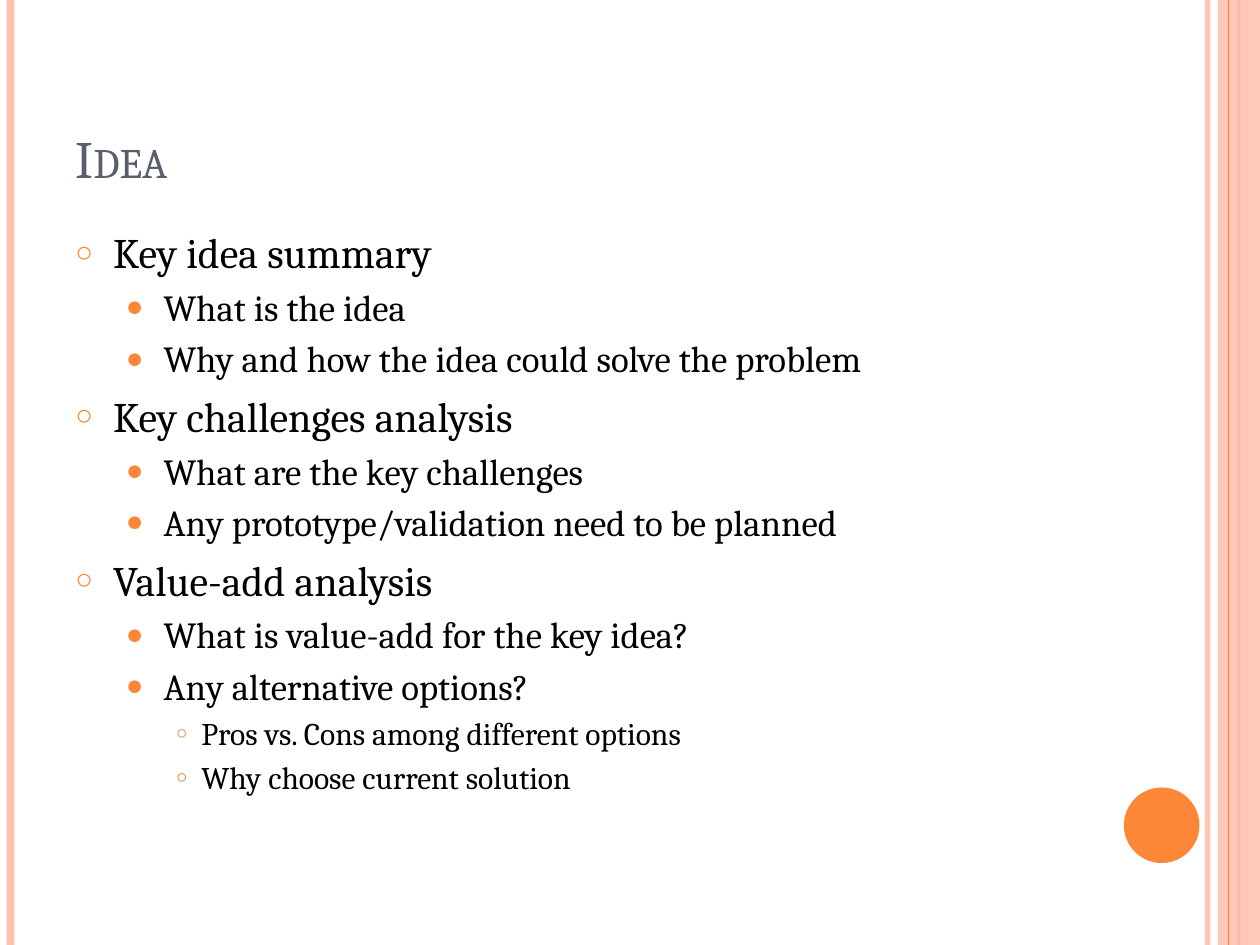
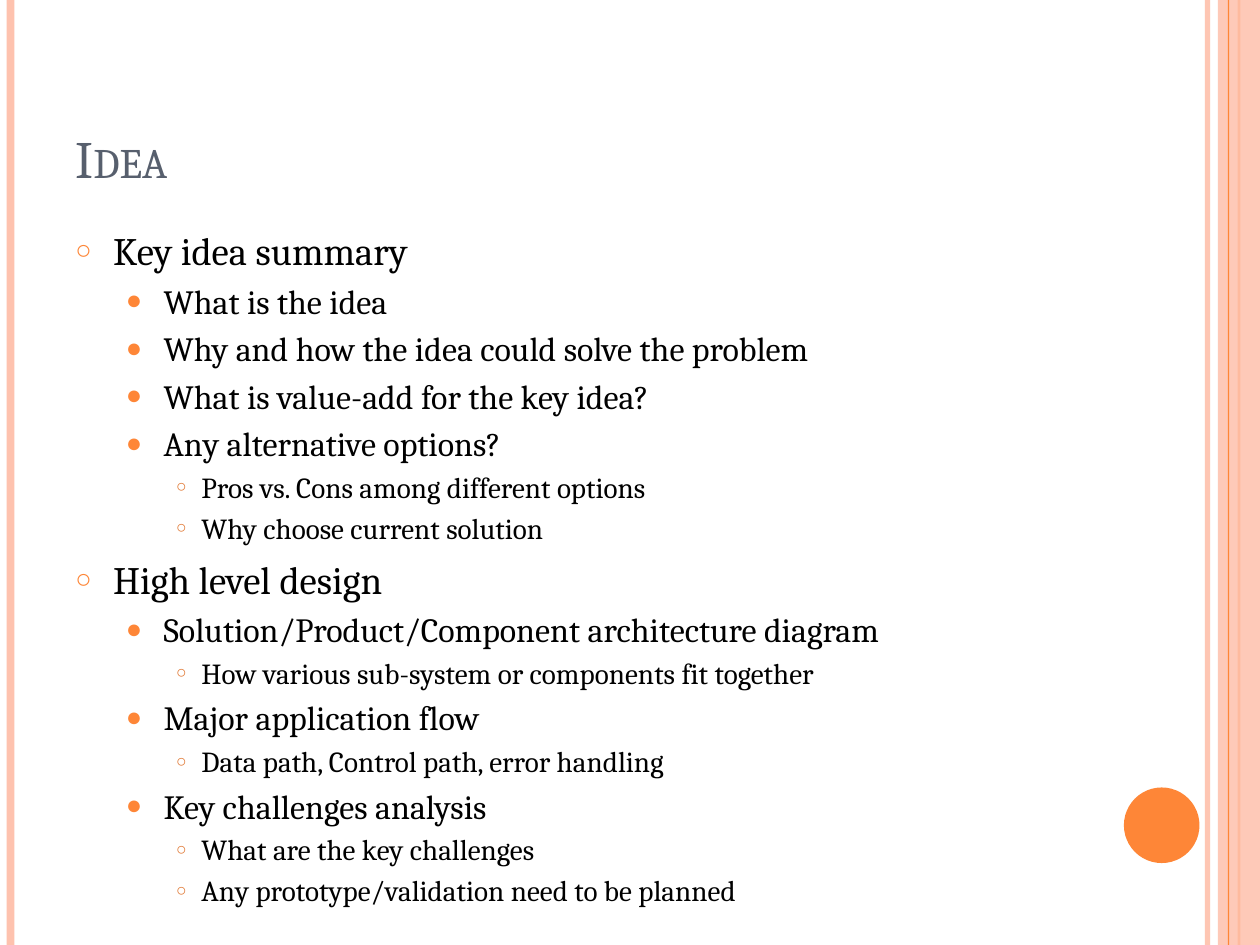
Before and after one commit to yangoliver/mydoc, a slide deck: slide 10 of slides/project_proposal_basic.pptx. Drawn at 1260x945 pixels with LibreOffice and Linux fonts; fonts in the diff are those of the drawing. Boxes give left, top, right and bottom in pixels: in the first picture for what was removed or moved away, otherwise in the second. Text is boxed around its words. In the diff, an @@ line names an element or a change of style, - is before the commit and + after.

Commit message:
added more detailed information for idea and metric part

```diff
--- a/slides/project_proposal_basic.pptx
+++ b/slides/project_proposal_basic.pptx
@@ text at [113,238,808,546]: size 24 to 22.2 pt in "Key idea summary"; size 21 to 19.4 pt in "What is the idea", "Why and how the idea could solve ...", "What is value-add for the key idea?", "Any alternative options?"; size 18 to 16.6 pt in "Pros vs. Cons among different options", "Why choose current solution" @@
@@ text at [113,402,837,605]: paragraphs removed @@
-○ Key challenges analysis
-  ● What are the key challenges
-  ● Any prototype/validation need to be planned
-○ Value-add analysis
@@ text at [113,567,879,908]: paragraphs added @@
+○ High level design
+  ● Solution/Product/Component architecture diagram
+    ○ How various sub-system or components fit together
+  ● Major application flow
+    ○ Data path, Control path, error handling
+  ● Key challenges analysis
+    ○ What are the key challenges
+    ○ Any prototype/validation need to be planned
```
Also in this commit, not shown: 3 other slides changed, 1 other file.
